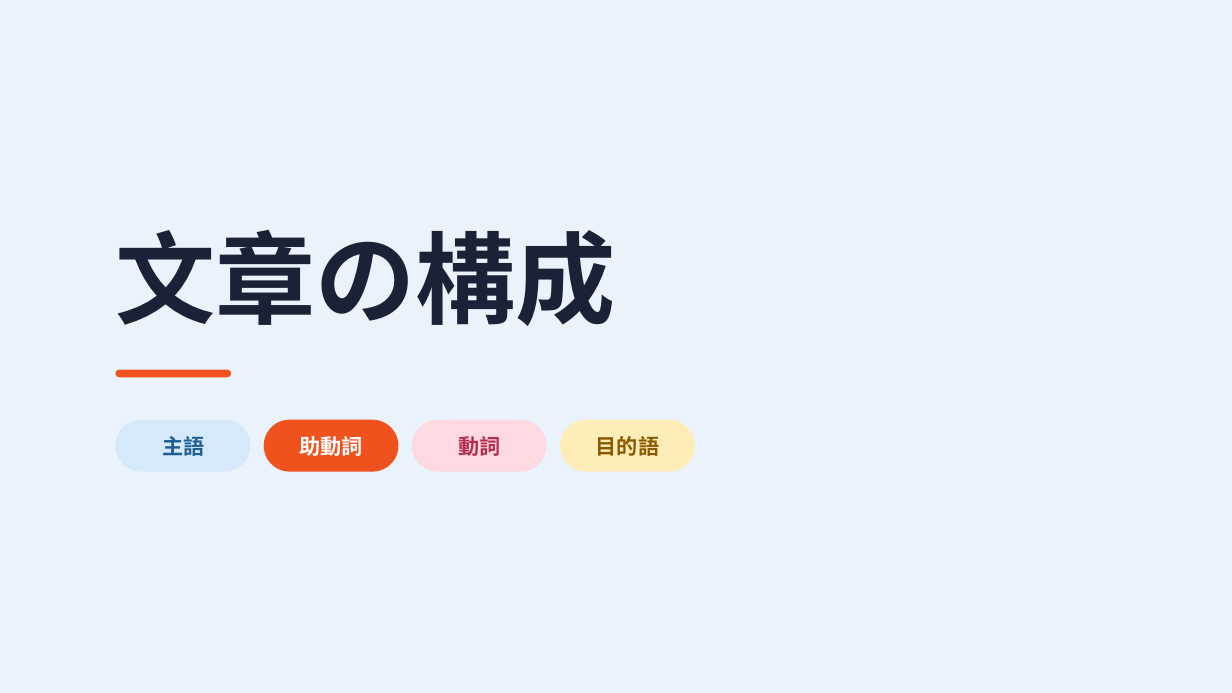
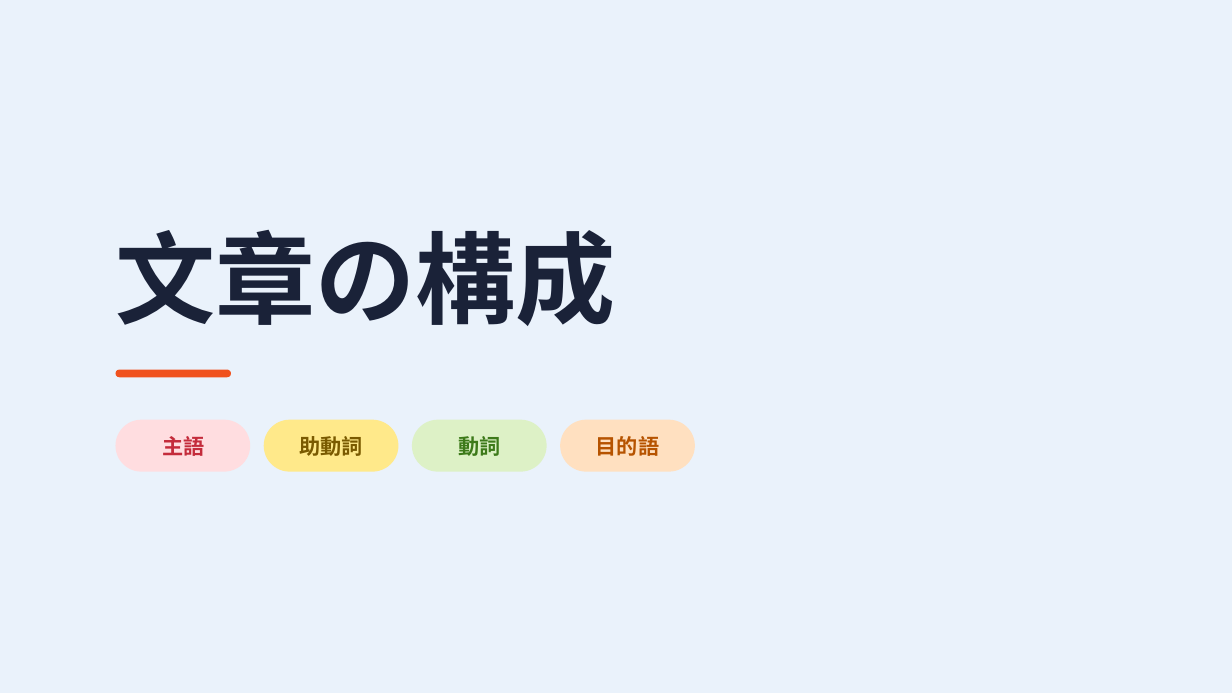
Before and after one commit to hinakajisaki-dev/hina-english, a slide deck: slide 1 of matome/sentence-structure/sentence-structure.pptx. Drawn at 1232x693 pixels with LibreOffice and Linux fonts; fonts in the diff are those of the drawing. Boxes give left, top, right and bottom in pixels: in the first picture for what was removed or moved away, otherwise in the second. Text is boxed around its words. In the diff, an @@ line names an element or a change of style, - is before the commit and + after.

```diff
--- a/matome/sentence-structure/sentence-structure.pptx
+++ b/matome/sentence-structure/sentence-structure.pptx
@@ rounded rectangle at [116,420,250,471]: fill #D6E9FA to #FFDDE0 @@
@@ text "主語" at [162,436,204,456]: text colour #1F5F96 to #C42B3B @@
@@ rounded rectangle at [263,420,398,471]: fill #F0521E to #FFE98A @@
@@ text "助動詞" at [299,436,362,456]: text colour #FFFFFF to #7A5A00 @@
@@ rounded rectangle at [412,420,547,471]: fill #FFD9E2 to #DDF1C6 @@
@@ text "動詞" at [459,436,501,456]: text colour #B3304F to #3D7A1A @@
@@ rounded rectangle at [560,420,695,471]: fill #FFEDB8 to #FFE0C0 @@
@@ text "目的語" at [596,436,659,456]: text colour #8A5A00 to #B65300 @@
```
Also in this commit, not shown: 10 other slides changed, 8 other files.
